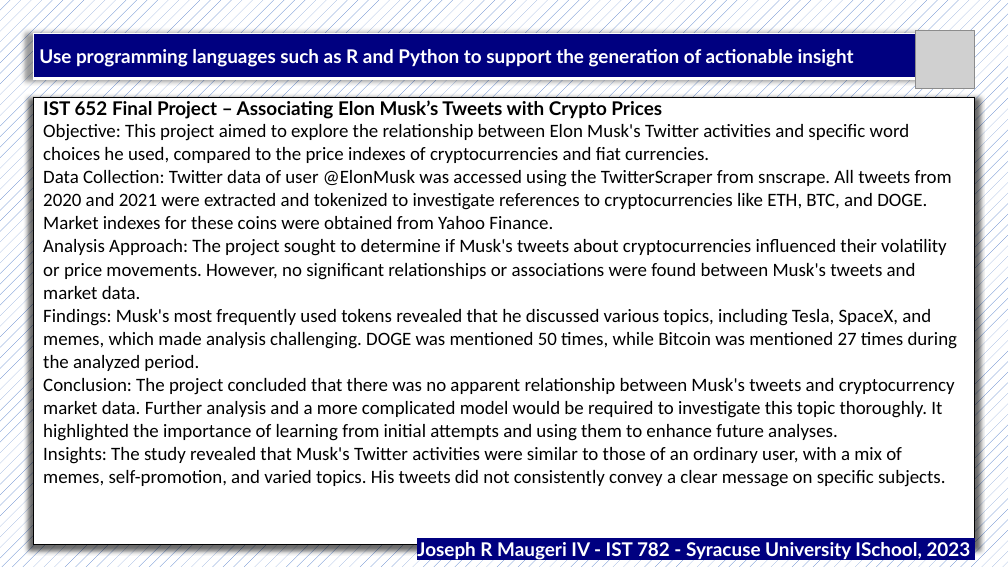
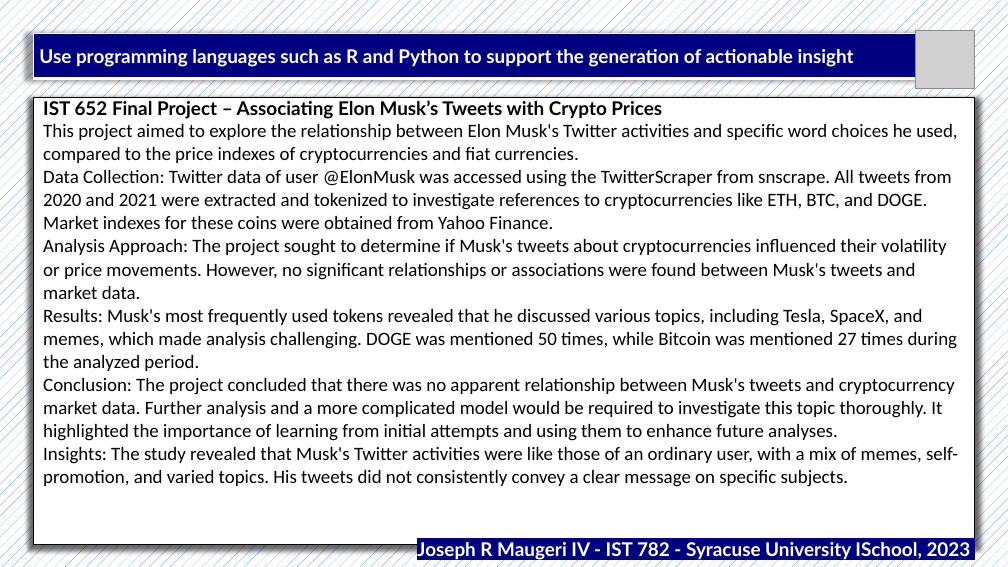
Before and after one commit to jrmaugeri/MS-ADS_Portfolio, a slide deck: slide 9 of Portfolio Presentation/IST782_Powerpoint_Maugeri.pptx (slide 6 before the commit). Drawn at 1008x567 pixels with LibreOffice and Linux fonts; fonts in the diff are those of the drawing; grey boxes stand for pictures. Boxes give left, top, right and bottom in pixels: in the first picture for what was removed or moved away, otherwise in the second. Text is boxed around its words. In the diff, an @@ line names an element or a change of style, - is before the commit and + after.

```diff
--- a/Portfolio Presentation/IST782_Powerpoint_Maugeri.pptx
+++ b/Portfolio Presentation/IST782_Powerpoint_Maugeri.pptx
@@ table at (33, 97, 975, 544) @@
-row 1, column 1: IST 652 Final Project – Associating Elon Musk’s Tweets with Crypto Prices Objective: This project aimed to explore the relationship between Elon Musk's Twitter activities and specific word choices he used, compared to the price indexes of cryptocurrencies and fiat currencies. / Data Collection: Twitter data of user @ElonMusk was accessed using the TwitterScraper from snscrape. All tweets from 2020 and 2021 were extracted and tokenized to investigate references to cryptocurrencies like ETH, BTC, and DOGE. Market indexes for these coins were obtained from Yahoo Finance. / Analysis Approach: The project sought to determine if Musk's tweets about cryptocurrencies influenced their volatility or price movements. However, no significant relationships or associations were found between Musk's tweets and market data. / Findings: Musk's most frequently used tokens revealed that he discussed various topics, including Tesla, SpaceX, and memes, which made analysis challenging. DOGE was mentioned 50 times, while Bitcoin was mentioned 27 times during the analyzed period. / Conclusion: The project concluded that there was no apparent relationship between Musk's tweets and cryptocurrency market data. Further analysis and a more complicated model would be required to investigate this topic thoroughly. It highlighted the importance of learning from initial attempts and using them to enhance future analyses. / Insights: The study revealed that Musk's Twitter activities were similar to those of an ordinary user, with a mix of memes, self-promotion, and varied topics. His tweets did not consistently convey a clear message on specific subjects.
+row 1, column 1: IST 652 Final Project – Associating Elon Musk’s Tweets with Crypto Prices This project aimed to explore the relationship between Elon Musk's Twitter activities and specific word choices he used, compared to the price indexes of cryptocurrencies and fiat currencies. / Data Collection: Twitter data of user @ElonMusk was accessed using the TwitterScraper from snscrape. All tweets from 2020 and 2021 were extracted and tokenized to investigate references to cryptocurrencies like ETH, BTC, and DOGE. Market indexes for these coins were obtained from Yahoo Finance. / Analysis Approach: The project sought to determine if Musk's tweets about cryptocurrencies influenced their volatility or price movements. However, no significant relationships or associations were found between Musk's tweets and market data. / Results: Musk's most frequently used tokens revealed that he discussed various topics, including Tesla, SpaceX, and memes, which made analysis challenging. DOGE was mentioned 50 times, while Bitcoin was mentioned 27 times during the analyzed period. / Conclusion: The project concluded that there was no apparent relationship between Musk's tweets and cryptocurrency market data. Further analysis and a more complicated model would be required to investigate this topic thoroughly. It highlighted the importance of learning from initial attempts and using them to enhance future analyses. / Insights: The study revealed that Musk's Twitter activities were like those of an ordinary user, with a mix of memes, self-promotion, and varied topics. His tweets did not consistently convey a clear message on specific subjects.
```
Also in this commit, not shown: 4 other slides changed, 8 slides added, 3 other files.
